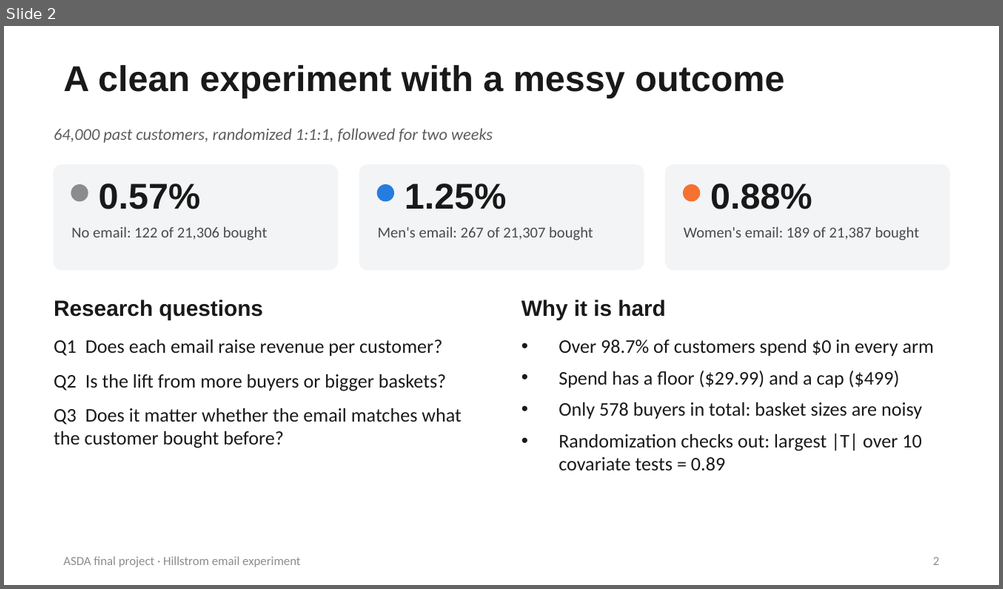
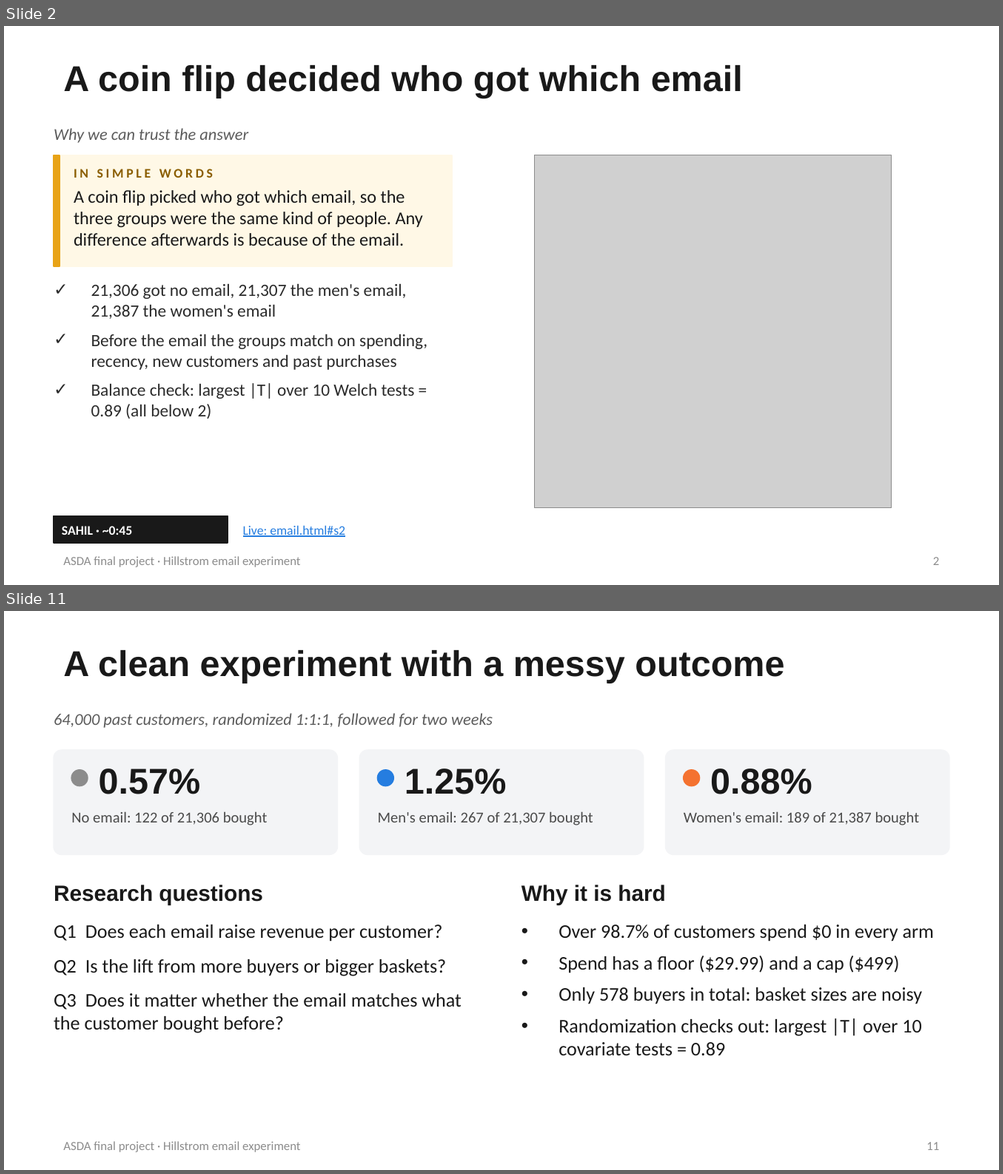
Before and after one commit to sahiljangra12/asda-final-project, a slide deck: slides/Hillstrom_Presentation.pptx. Shown one above the other, each under a label of ours: slide 2 before the commit, slides 2 and 11 after it; the slides between them are not shown. The pictures are 1003x589 and 1003x1174 pixels, drawn with LibreOffice and Linux fonts; fonts in the diff are those of the drawing; grey boxes stand for pictures. Boxes give left, top, right and bottom in pixels: in the first picture for what was removed or moved away, otherwise in the second. Text is boxed around its words. In the diff, an @@ line names an element or a change of style, - is before the commit and + after.

```diff
--- a/slides/Hillstrom_Presentation.pptx
+++ b/slides/Hillstrom_Presentation.pptx
@@ slide 2 added at [4,26,999,585], background #FFFFFF; not listed: 1 template element that a slide beside it also shows @@
@@ title added at [63,65,743,99], 26 pt, text #191919, bold @@
+A coin flip decided who got which email
@@ text added at [54,128,248,143], 12 pt, text #5C5C5C, italic @@
+Why we can trust the answer
@@ rectangle added at [54,156,452,266], fill #FFF8E6, outline #FFF8E6 1 pt @@
@@ rectangle added at [54,156,60,266], fill #E8A317, outline #E8A317 1 pt @@
@@ picture added at [534,156,891,508] @@
@@ text added at [74,169,423,246], 13 pt, text #191919 @@
+IN SIMPLE WORDS
+A coin flip picked who got which email, so the three groups were the same kind of people. Any difference afterwards is because of the email.
@@ text added at [91,284,427,419], 12.5 pt, text #2B2B2B @@
+✓ 21,306 got no email, 21,307 the men's email, 21,387 the women's email
+✓ Before the email the groups match on spending, recency, new customers and past purchases
+✓ Balance check: largest |T| over 10 Welch tests = 0.89 (all below 2)
@@ rectangle added at [54,517,227,543], fill #191919, outline #191919 1 pt @@
@@ text added at [62,526,133,535], 9.5 pt, text #FFFFFF, bold @@
+SAHIL · ~0:45
@@ text added at [243,526,345,537], 9.5 pt, text #257DE0, underline @@
+Live: email.html#s2
@@ page number added at [933,557,939,565], 9 pt, text #8C8C8C @@
+2
@@ what was slide 2 is now slide 11 @@
@@ page number at [926,1142,939,1150]: text changed @@
-2
+11
```
Also in this commit, not shown: 2 slides changed, 8 other slides added, 1 slide removed, 16 other files.
